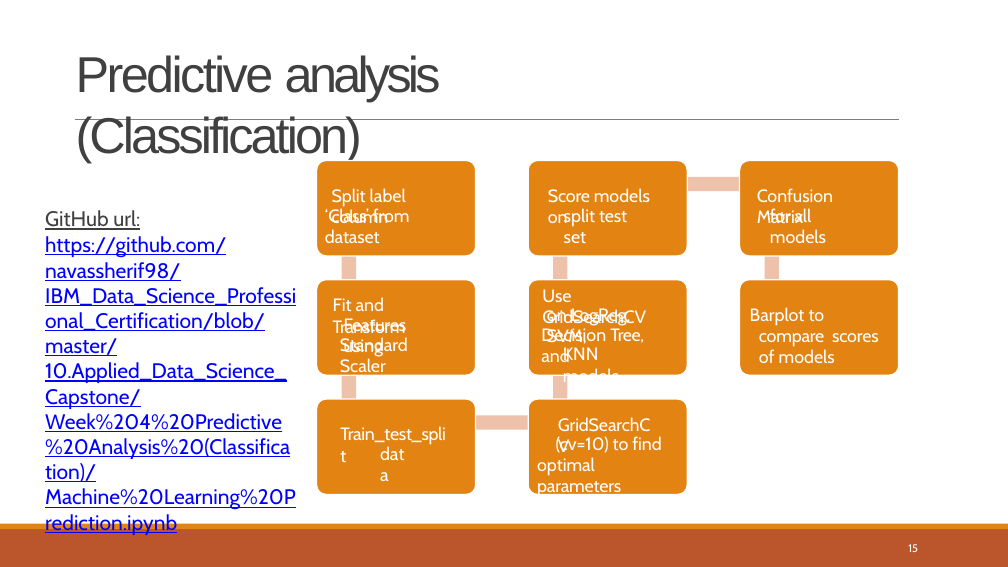
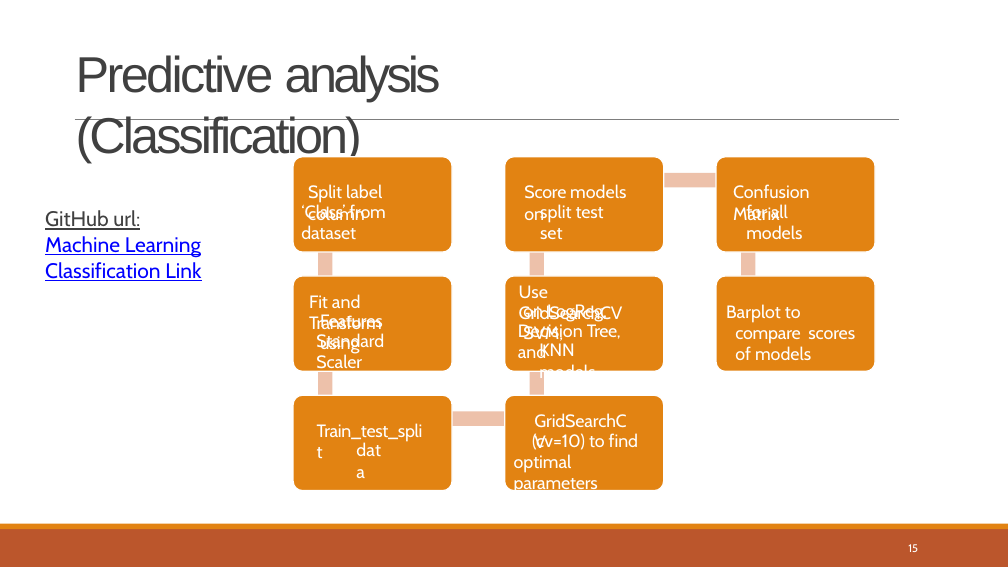
Before and after one commit to Ilhamshuu/Launch-Rocket-Prediction-IBMDataScience, a slide deck: slide 15 of Final_Project_PPT.pptx. Drawn at 1008x567 pixels with LibreOffice and Linux fonts; fonts in the diff are those of the drawing. Boxes give left, top, right and bottom in pixels: in the first picture for what was removed or moved away, otherwise in the second. Text is boxed around its words. In the diff, an @@ line names an element or a change of style, - is before the commit and + after.

```diff
--- a/Final_Project_PPT.pptx
+++ b/Final_Project_PPT.pptx
@@ 23 freeform shapes, 18 texts: place and size @@
-23 freeform shapes, 18 texts at bbox=[45, 160, 898, 498]
+23 freeform shapes, 18 texts at bbox=[293, 157, 875, 494]
@@ text at bbox=[45, 236, 201, 281]: text changed @@
-https://github.com/navassherif98/IBM_Data_Science_Professional_Certification/blob/master/10.Applied_Data_Science_Capstone/Week%204%20Predictive%20Analysis%20(Classification)/Machine%20Learning%20Prediction.ipynb
+Machine Learning Classification Link
```
Also in this commit, not shown: 8 other slides changed.
